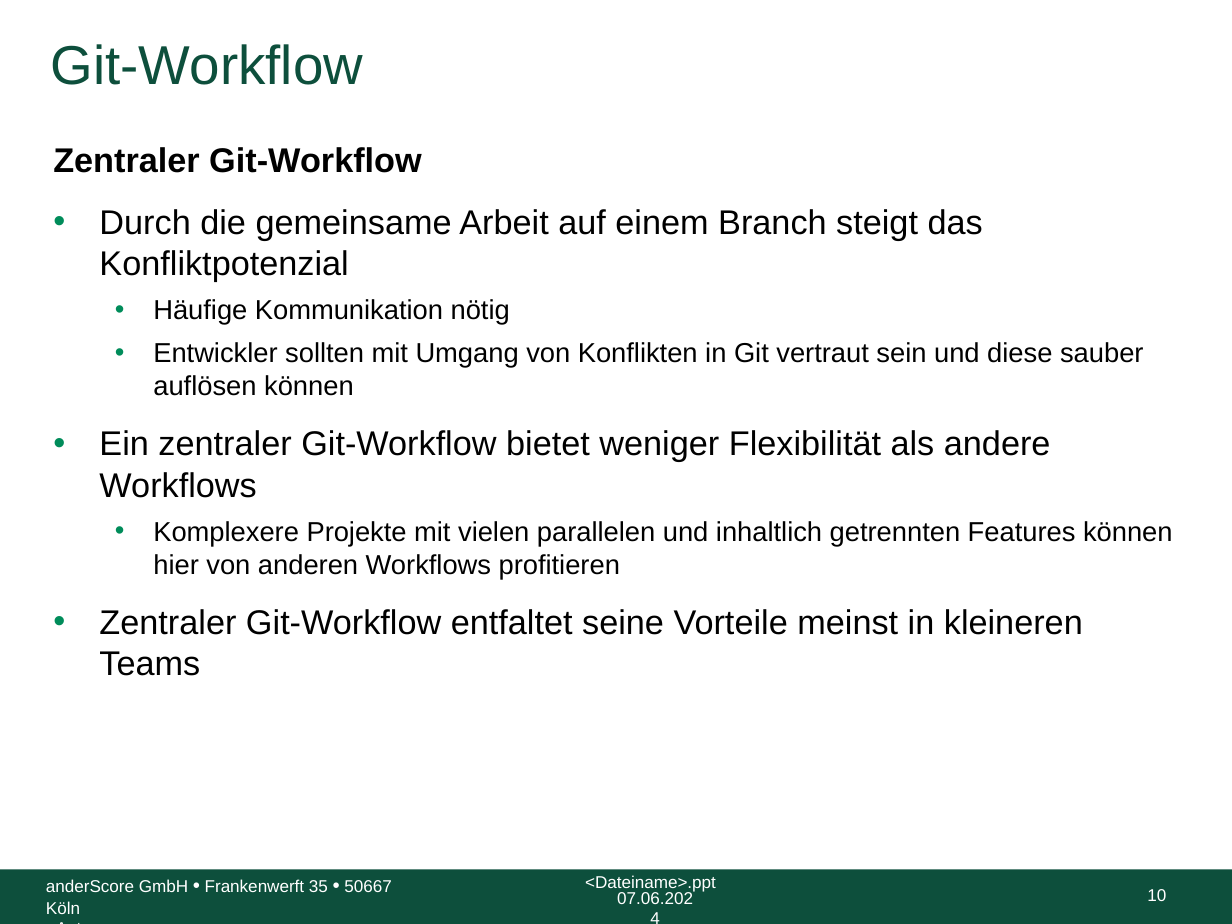
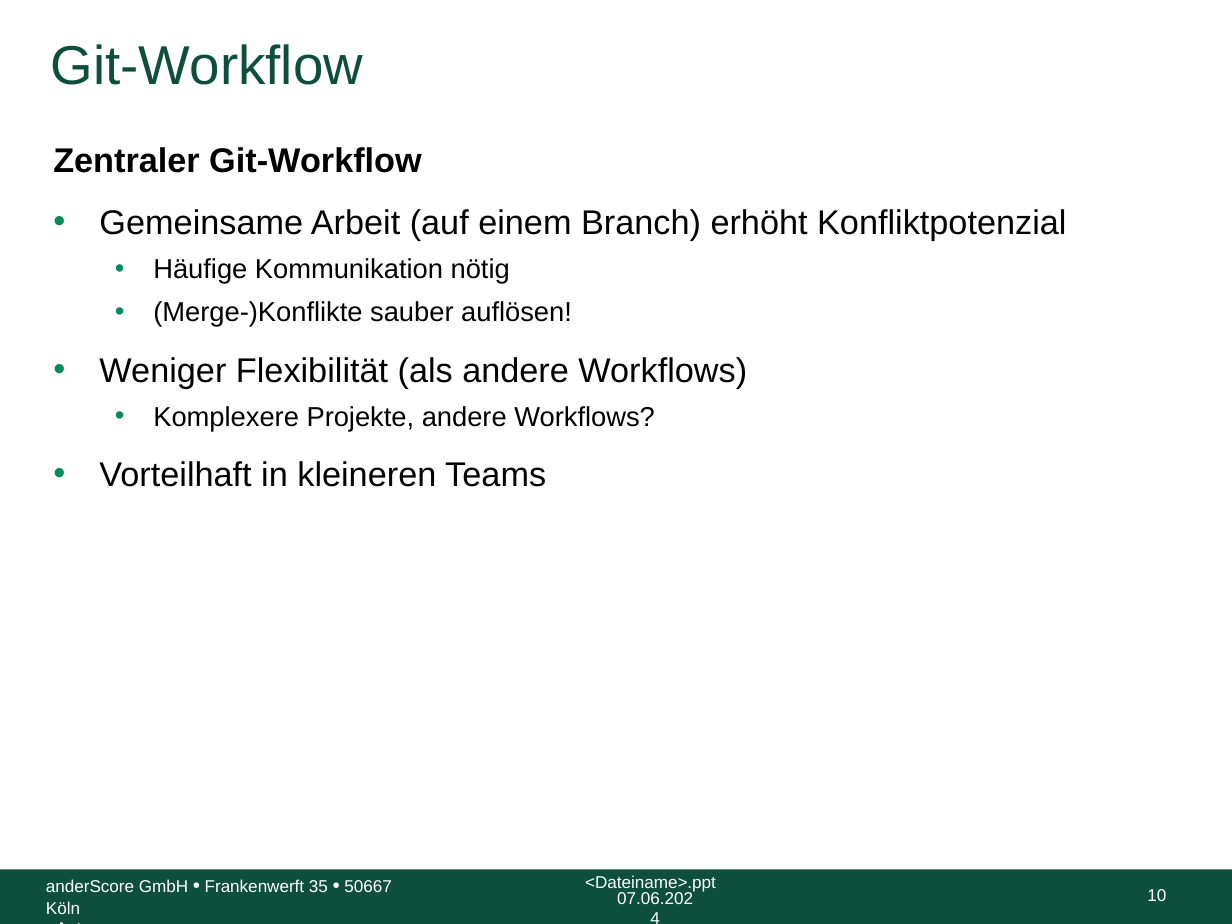
Before and after one commit to anderscore-gmbh/gitlab, a slide deck: slide 10 of slides/Tag-1_6-Git-Workflow-im-Team_Light.pptx. Drawn at 1232x924 pixels with LibreOffice and Linux fonts; fonts in the diff are those of the drawing; background and template pictures are left out. Boxes give left, top, right and bottom in pixels: in the first picture for what was removed or moved away, otherwise in the second. Text is boxed around its words. In the diff, an @@ line names an element or a change of style, - is before the commit and + after.

```diff
--- a/slides/Tag-1_6-Git-Workflow-im-Team_Light.pptx
+++ b/slides/Tag-1_6-Git-Workflow-im-Team_Light.pptx
@@ text at [99,209,1066,240]: text changed @@
-• Durch die gemeinsame Arbeit auf einem Branch steigt das Konfliktpotenzial
+• Gemeinsame Arbeit (auf einem Branch) erhöht Konfliktpotenzial
@@ text at [99,301,747,487]: text changed @@
-  • Entwickler sollten mit Umgang von Konflikten in Git vertraut sein und diese sauber auflösen können
-• Ein zentraler Git-Workflow bietet weniger Flexibilität als andere Workflows
-  • Komplexere Projekte mit vielen parallelen und inhaltlich getrennten Features können hier von anderen Workflows profitieren
-• Zentraler Git-Workflow entfaltet seine Vorteile meinst in kleineren Teams
+  • (Merge-)Konflikte sauber auflösen!
+• Weniger Flexibilität (als andere Workflows)
+  • Komplexere Projekte, andere Workflows?
+• Vorteilhaft in kleineren Teams
```
Also in this commit, not shown: 7 other slides changed.
